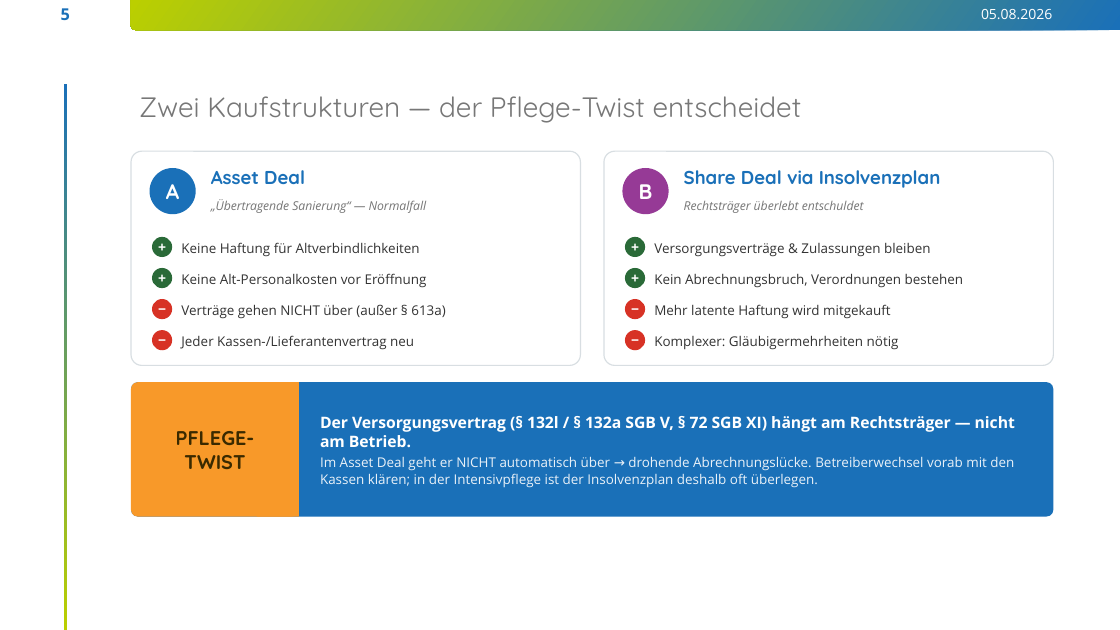
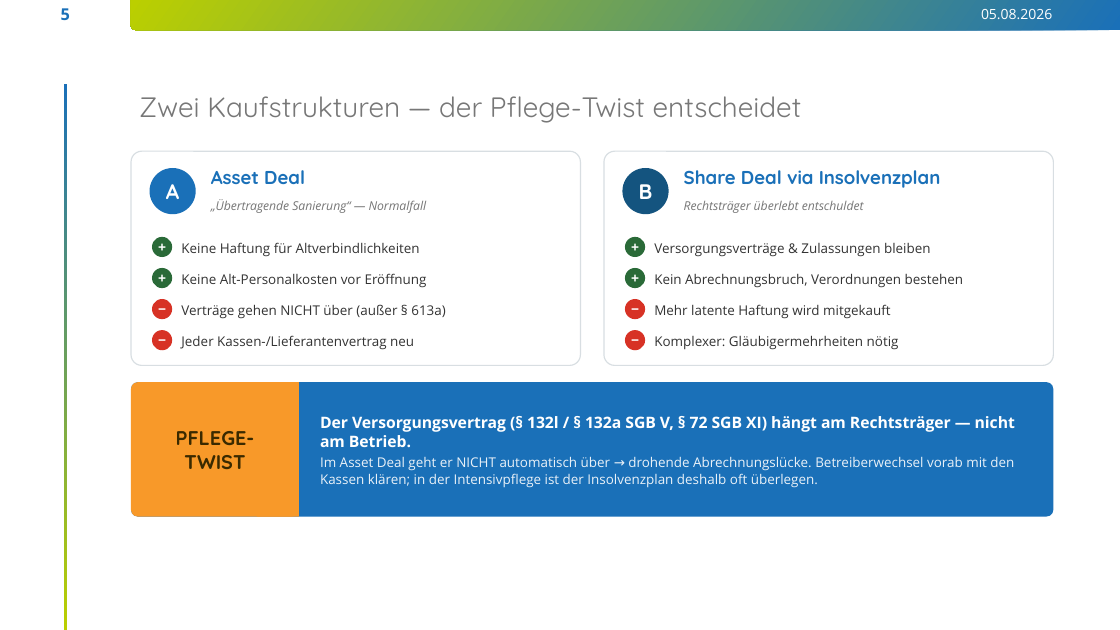
Before and after one commit to findingNemo0o0/repository, a slide deck: slide 5 of insolvenz-ma-pflege/InsolvenzProzess.pptx. Drawn at 1120x630 pixels with LibreOffice and Linux fonts; fonts in the diff are those of the drawing; background and template pictures are left out. Boxes give left, top, right and bottom in pixels: in the first picture for what was removed or moved away, otherwise in the second. Text is boxed around its words. In the diff, an @@ line names an element or a change of style, - is before the commit and + after.

```diff
--- a/insolvenz-ma-pflege/InsolvenzProzess.pptx
+++ b/insolvenz-ma-pflege/InsolvenzProzess.pptx
@@ ellipse "B" at box(623, 168, 669, 214): fill #963A96 to #14547F @@
```
Also in this commit, not shown: 3 other slides changed, 4 slides added, 5 slides removed, 1 other file.
